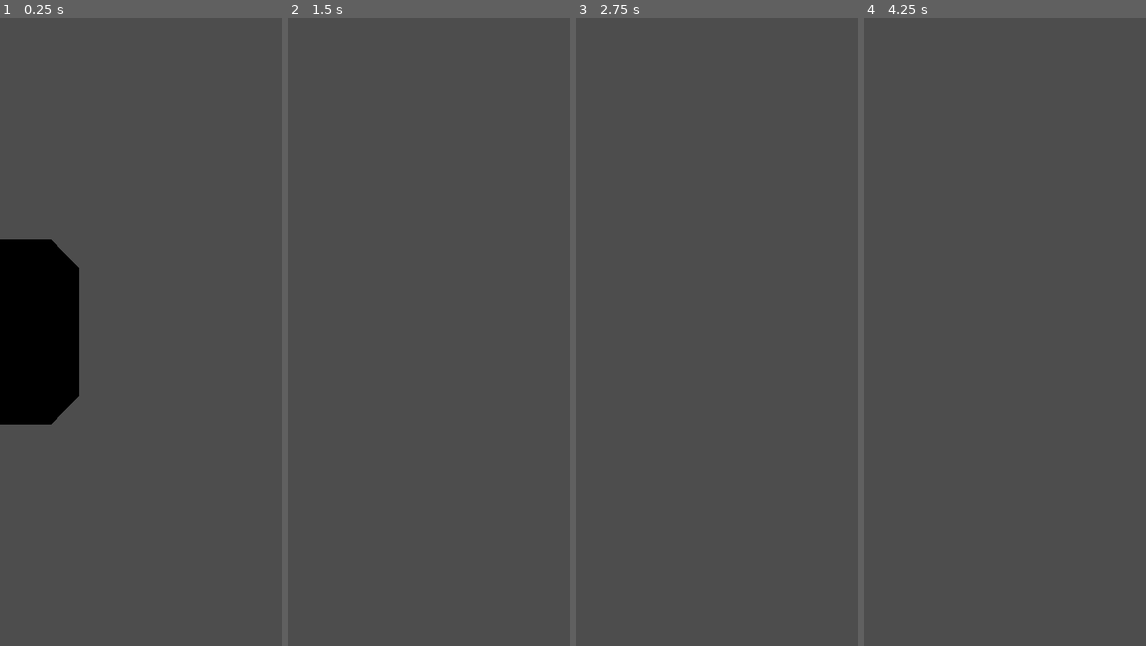
Above: before the commit, frames 1-4 (left to right).
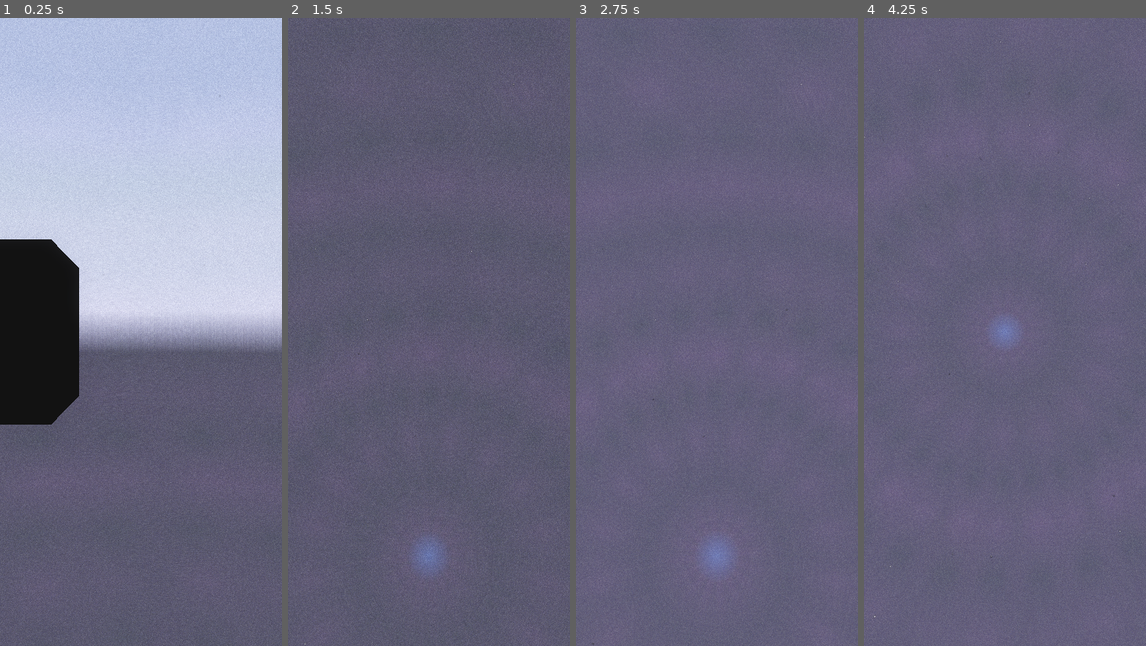
Above: after the commit, the same moments.

Repository: Capstone-Mystery-Machine/spotnik
Game: Godot game, scene res://scenes/worldspawn.tscn
Same seed, same stepped clock (60 frames per second), same inputs: the game is played once before the commit and once after it. A sky picture missing from this copy of the repository is replaced by a grey-blue gradient.
Inputs (mouse positions are in pixels of both pictures, inside the frame that each line leads up to):
- Up to frame 1 (0.25 s): no input
- Up to frame 2 (1.5 s): tap Enter at 0.5 s; move the mouse to (491, 300) at 0.52 s; press the mouse at (491, 300) at 0.53 s; move the mouse to (414, 332) at 1.27 s; release the mouse at (414, 332) at 1.28 s; tap I at 1.35 s
- Up to frame 3 (2.75 s): move the mouse to (745, 193) at 2.02 s; press the mouse at (745, 193) at 2.03 s
- Up to frame 4 (4.25 s): move the mouse to (1002, 344) at 2.77 s; release the mouse at (1002, 344) at 2.78 s; tap I at 2.85 s; tap Space at 3.5 s; move the mouse to (1089, 426) at 3.52 s; press the mouse at (1089, 426) at 3.53 s

The runs differ from the first frame. In frame 1, 89% of the frame differs, in the area x 0-100%, y 0-100%; in frame 2, 93%; in frame 3, 100%; in frame 4, 100%.

Commit message:
feat: reworked twinkle / energy settings for new noise texture

Diff:
--- a/scenes/skybox.gd
+++ b/scenes/skybox.gd
@@ -64,21 +64,21 @@
 @export var stars_point_near_material: SkyboxLayerMaterial = SkyboxLayerMaterial.new(
 	Color(0, 0, 0, 0.9),
 	Color(0, 0, 0, 1.0),
-	2.0,
+	1.0,
 )
 
 ## Represents the material settings applied to the mid stars layer.
 @export var stars_point_mid_material: SkyboxLayerMaterial = SkyboxLayerMaterial.new(
 	Color(0, 0, 0, 0.75),
 	Color(0, 0, 0, 1.0),
-	1.75,
+	0.75,
 )
 
 ## Represents the material settings applied to the far stars layer.
 @export var stars_point_far_material: SkyboxLayerMaterial = SkyboxLayerMaterial.new(
 	Color(0, 0, 0, 0.5),
 	Color(0, 0, 0, 1.0),
-	1.5,
+	1.25,
 )
 
 ## Represents the material settings applied to the field stars layer.
--- a/scenes/skybox.tscn
+++ b/scenes/skybox.tscn
@@ -6,7 +6,7 @@
 [ext_resource type="Shader" uid="uid://cr6fcjle7lg53" path="res://shaders/point_star.gdshader" id="2_wkasw"]
 [ext_resource type="Shader" uid="uid://b3485rvpg1yev" path="res://shaders/nebulae.gdshader" id="3_8u7e8"]
 [ext_resource type="Texture2D" uid="uid://nui05ni3xacc" path="res://textures/skybox_stars_field.png" id="4_bbgff"]
-[ext_resource type="Texture2D" uid="uid://wk1ks1w01ik3" path="res://textures/skybox_stars_far.png" id="5_sf6vd"]
+[ext_resource type="Texture2D" uid="uid://cb1x5cv0w6ae8" path="res://textures/skybox_point_stars.tres" id="5_vk4a3"]
 [ext_resource type="NoiseTexture3D" uid="uid://delo57vucw3cr" path="res://textures/carving_noise.tres" id="10_bbgff"]
 [ext_resource type="Texture2D" uid="uid://b6n8qito3srpu" path="res://textures/skybox_nebulae.png" id="11_sf6vd"]
 
@@ -16,7 +16,7 @@
 glow_enabled = true
 glow_intensity = 0.6
 glow_bloom = 0.1
-glow_hdr_threshold = 0.75
+glow_hdr_threshold = 0.5
 glow_hdr_scale = 1.0
 glow_hdr_luminance_cap = 1.0
 
@@ -53,9 +53,9 @@
 shader = ExtResource("2_cvgax")
 shader_parameter/albedo = Color(0, 0, 0, 0.5)
 shader_parameter/emission = Color(0, 0, 0, 1)
-shader_parameter/emission_energy = 1.5
-shader_parameter/texture_albedo = ExtResource("5_sf6vd")
-shader_parameter/texture_emission = ExtResource("5_sf6vd")
+shader_parameter/emission_energy = 1.25
+shader_parameter/texture_albedo = ExtResource("5_vk4a3")
+shader_parameter/texture_emission = ExtResource("5_vk4a3")
 shader_parameter/background_color_tint = Color(0.8, 0.8, 1, 1)
 shader_parameter/background_dimming = 0.15
 shader_parameter/background_horizontal_shift = 0.33
@@ -71,9 +71,9 @@
 shader = ExtResource("2_wkasw")
 shader_parameter/albedo = Color(0, 0, 0, 0.75)
 shader_parameter/emission = Color(0, 0, 0, 1)
-shader_parameter/emission_energy = 1.75
-shader_parameter/texture_albedo = ExtResource("5_sf6vd")
-shader_parameter/texture_emission = ExtResource("5_sf6vd")
+shader_parameter/emission_energy = 0.75
+shader_parameter/texture_albedo = ExtResource("5_vk4a3")
+shader_parameter/texture_emission = ExtResource("5_vk4a3")
 shader_parameter/twinkle_frequency = 1500.0
 shader_parameter/twinkle_intensity = 0.6
 shader_parameter/twinkle_speed = 2.0
@@ -89,9 +89,9 @@
 shader = ExtResource("2_wkasw")
 shader_parameter/albedo = Color(0, 0, 0, 0.9)
 shader_parameter/emission = Color(0, 0, 0, 1)
-shader_parameter/emission_energy = 2.0
-shader_parameter/texture_albedo = ExtResource("5_sf6vd")
-shader_parameter/texture_emission = ExtResource("5_sf6vd")
+shader_parameter/emission_energy = 1.0
+shader_parameter/texture_albedo = ExtResource("5_vk4a3")
+shader_parameter/texture_emission = ExtResource("5_vk4a3")
 shader_parameter/twinkle_frequency = 800.0
 shader_parameter/twinkle_intensity = 0.3
 shader_parameter/twinkle_speed = 2.0
@@ -181,12 +181,12 @@
 mesh = SubResource("SphereMesh_mu0ws")
 
 [node name="StarsLayerFarMesh" type="MeshInstance3D" parent="."]
-transform = Transform3D(0.70710677, 0, 0.70710677, 0, 1, 0, -0.70710677, 0, 0.70710677, 0, 0, 0)
+transform = Transform3D(0.7071067, 0.49999997, 0.49999994, 0, 0.70710677, -0.7071067, -0.7071067, 0.49999997, 0.49999994, 0, 0, 0)
 cast_shadow = 0
 mesh = SubResource("SphereMesh_vk4a3")
 
 [node name="StarsLayerMidMesh" type="MeshInstance3D" parent="."]
-transform = Transform3D(0.70710677, 0, -0.70710677, 0, 1, 0, 0.70710677, 0, 0.70710677, 0, 0, 0)
+transform = Transform3D(0.49999994, -0.49999997, -0.7071067, 0.7071067, 0.70710677, 0, 0.49999994, -0.49999997, 0.7071067, 0, 0, 0)
 cast_shadow = 0
 mesh = SubResource("SphereMesh_bbgff")
 
--- a/scenes/worldspawn.tscn
+++ b/scenes/worldspawn.tscn
@@ -34,17 +34,17 @@
 [sub_resource type="Resource" id="Resource_p2dvc"]
 script = ExtResource("8_5nanx")
 albedo_color = Color(0, 0, 0, 0.9)
-emission_energy = 2.0
+emission_energy = 1.0
 
 [sub_resource type="Resource" id="Resource_sv0yy"]
 script = ExtResource("8_5nanx")
 albedo_color = Color(0, 0, 0, 0.75)
-emission_energy = 1.75
+emission_energy = 0.75
 
 [sub_resource type="Resource" id="Resource_sklta"]
 script = ExtResource("8_5nanx")
 albedo_color = Color(0, 0, 0, 0.5)
-emission_energy = 1.5
+emission_energy = 1.25
 
 [sub_resource type="Resource" id="Resource_nu1fu"]
 script = ExtResource("8_5nanx")
--- a/textures/skybox_point_stars.tres
+++ b/textures/skybox_point_stars.tres
@@ -2,16 +2,21 @@
 
 [sub_resource type="Gradient" id="Gradient_p073a"]
 interpolation_mode = 1
-offsets = PackedFloat32Array(0, 0.004237288)
+offsets = PackedFloat32Array(0, 0.001)
 colors = PackedColorArray(1, 1, 1, 1, 0, 0, 0, 0)
 
 [sub_resource type="FastNoiseLite" id="FastNoiseLite_7dxpu"]
 noise_type = 2
+seed = 2
 frequency = 0.99
 fractal_type = 0
+domain_warp_enabled = true
+domain_warp_type = 2
+domain_warp_amplitude = 50.0
 
 [resource]
-width = 1024
+width = 2048
+height = 1024
 noise = SubResource("FastNoiseLite_7dxpu")
 color_ramp = SubResource("Gradient_p073a")
 seamless = true
